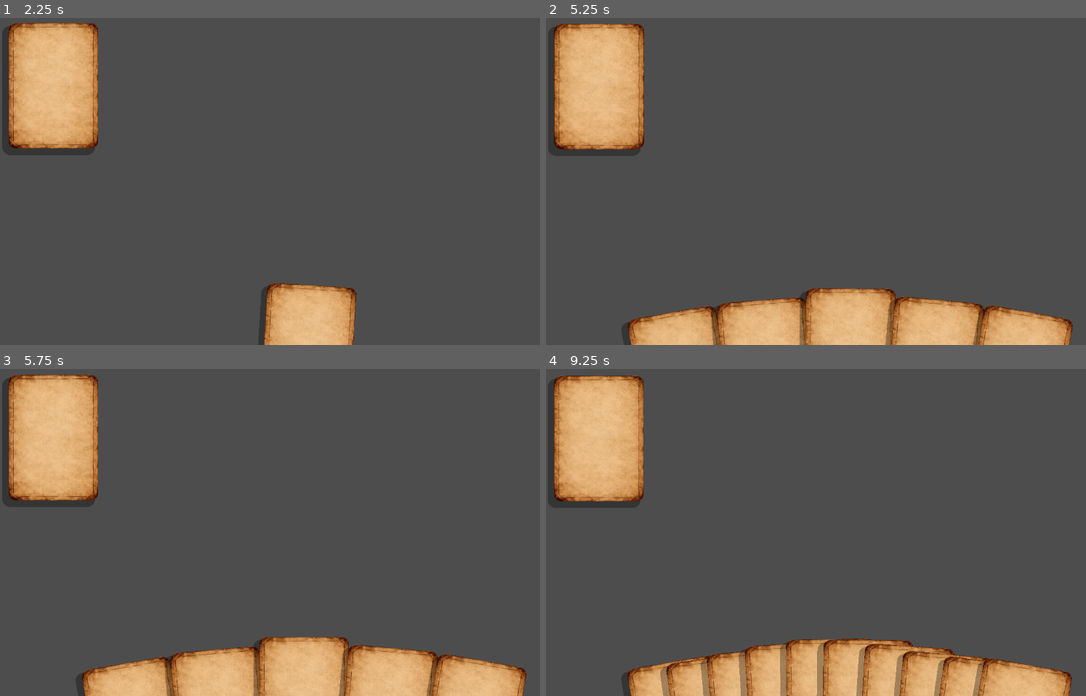
Above: before the commit, frames 1-4 (two rows, left to right).
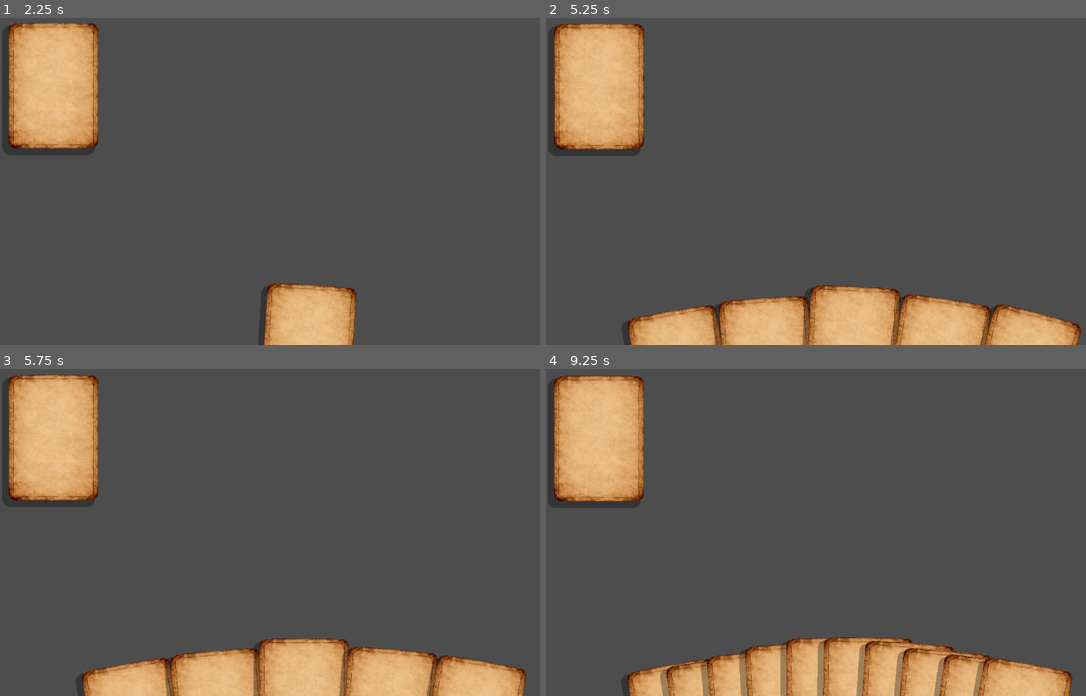
Above: after the commit, the same moments.

Repository: FooFootheGoon/balatro-style-cards
Game: Godot game, scene res://scenes/table.tscn
Same seed, same stepped clock (60 frames per second), same inputs: the game is played once before the commit and once after it. The project has no main scene, so this scene is started directly.
Inputs (mouse positions are in pixels of both pictures, inside the frame that each line leads up to):
- Up to frame 1 (2.25 s): tap Enter at 0.5, 2 s; move the mouse to (421, 165) at 0.52 s; press the mouse at (421, 165) at 0.53 s; tap Space at 1.25 s; move the mouse to (172, 197) at 1.27 s; release the mouse at (172, 197) at 1.28 s; tap ] (Discard) at 1.35 s; click (172, 197) at 1.55 s; move the mouse to (351, 109) at 2.02 s; hold [ (Draw) from 2.03 s (still down)
- Up to frame 2 (5.25 s): click (897, 109) at 2.3 s; tap Space at 2.75 s; move the mouse to (805, 246) at 2.77 s; release [ (Draw) at 2.78 s; tap = (DrawMany) at 2.85 s; click (805, 246) at 3.05 s; move the mouse to (1010, 230) at 3.52 s; press the mouse at (1010, 230) at 3.53 s; move the mouse to (664, 132) at 4.27 s; release the mouse at (664, 132) at 4.28 s; click (664, 132) at 4.35 s; move the mouse to (864, 181) at 5.02 s; hold ] (Discard) from 5.03 s (still down)
- Up to frame 3 (5.75 s): keep holding ] (Discard); click (318, 532) at 5.3 s
- Up to frame 4 (9.25 s): move the mouse to (751, 450) at 5.77 s; release ] (Discard) at 5.78 s; tap [ (Draw) at 5.85 s; click (751, 450) at 6.05 s; move the mouse to (967, 516) at 6.52 s; hold = (DrawMany) 6.53-7.28 s; click (967, 516) at 6.8 s; move the mouse to (718, 548) at 7.27 s; click (718, 548) at 7.35 s; move the mouse to (897, 460) at 8.02 s; press the mouse at (897, 460) at 8.03 s; move the mouse to (805, 597) at 8.77 s; release the mouse at (805, 597) at 8.78 s; tap ] (Discard) at 8.85 s; click (805, 597) at 9.05 s

Frame 1 is identical in both runs. In frame 2, 2.7% of the frame differs, in the area x 15-100%, y 81-100%; in frame 3, 1.1%; in frame 4, 2.0%.

Commit message:
Added hand reordering, tween of card back to hand, and fixing drag-drop angle bug.

Diff:
--- a/scripts/card.gd
+++ b/scripts/card.gd
@@ -165,25 +165,35 @@
 		if not is_dragging:
 			print("[CARD_DRAG] start")
 			drag_grab_offset = global_position - get_global_mouse_position()
+			rotation_degrees = 0.0
+			visual.rotation_degrees = 0.0
 			last_global_pos = global_position
-		is_dragging = true
-		MouseBrain.node_being_dragged = self
-		var p := get_parent()
-		if p != null and p.has_method("update_cards"):
-			p.call_deferred("update_cards")
+			is_dragging = true
+			MouseBrain.node_being_dragged = self
+			var p := get_parent()
+			if p != null and p.has_method("layout_cards_animated"):
+				p.call("layout_cards_animated", 0.12, self)
+		if not is_dragging:
+			return
+		rotation_degrees = 0.0
+		visual.rotation_degrees = 0.0
 		var target: Vector2 = get_global_mouse_position() + drag_grab_offset
 		global_position = global_position.lerp(target, 22.0 * delta)
 		z_index = 100
-		_set_rotation(delta)
 	else:
 		if is_dragging:
 			print("[CARD_DRAG] stop")
+		if not is_dragging:
+			return
 		is_dragging = false
 		if MouseBrain.node_being_dragged == self:
 			MouseBrain.node_being_dragged = null
 		z_index = 0
-		drag_rot_target = 0.0
+		visual.rotation_degrees = 0.0
 		last_global_pos = global_position
+		var p := get_parent()
+		if p != null and p.has_method("layout_cards_animated"):
+			p.call("layout_cards_animated", 0.18, null)
 
 func polish_logic() -> void:
 	if is_dealing:
--- a/scripts/hand.gd
+++ b/scripts/hand.gd
@@ -16,6 +16,8 @@
 
 var _wave_t: float = 0.0
 var _wave_paused_until_ms: int = 0
+var _drag_last_index: int = -1
+var _drag_preview_tw: Tween
 
 func draw_card() -> void:
 	if card_scene == null:
@@ -70,6 +72,8 @@
 	return {"pos": Vector2(x, y), "rot_deg": rot_deg, "sep": final_sep}
 
 func layout_cards_animated(duration: float = 0.22, skip: Control = null) -> Tween:
+	if has_method("pause_wave"):
+		call("pause_wave", duration + 0.06)
 	var cards: Array[Node] = get_children()
 	var count: int = cards.size()
 	if count == 0:
@@ -89,7 +93,6 @@
 	if not has_targets:
 		print("[HAND_FIX] layout_cards_animated: no targets, count=", count)
 		return null
-
 	var tw := create_tween()
 	tw.set_ease(Tween.EASE_OUT)
 	tw.set_trans(Tween.TRANS_QUAD)
@@ -125,7 +128,7 @@
 		var layout := get_layout_for_index(i, count)
 		c.position = layout["pos"]
 		c.rotation_degrees = layout["rot_deg"]
-	print("[HAND] updated count=", count, " sep=", get_layout_for_index(0, count)["sep"])
+		c.set_meta("_wave_off_y", 0.0)
 
 func pause_wave(seconds: float) -> void:
 	var until_ms: int = Time.get_ticks_msec() + int(maxf(0.0, seconds) * 1000.0)
@@ -134,21 +137,54 @@
 func _process(delta: float) -> void:
 	if not wave_enabled:
 		return
-	if Time.get_ticks_msec() < _wave_paused_until_ms:
-		return
 	var cards: Array[Node] = get_children()
 	var count: int = cards.size()
 	if count <= 0:
 		return
-	var dragged := MouseBrain.node_being_dragged
+	var dragged := MouseBrain.node_being_dragged as Control
+	if dragged != null and dragged.get_parent() == self:
+		var x_center: float = dragged.position.x + (dragged.size.x * 0.5)
+		var target_index: int = 0
+		for i in range(count):
+			var layout_i: Dictionary = get_layout_for_index(i, count)
+			var slot_center: float = layout_i["pos"].x + (dragged.size.x * 0.5)
+			if x_center > slot_center:
+				target_index = i + 1
+		target_index = clampi(target_index, 0, count - 1)
+		if target_index != _drag_last_index:
+			_drag_last_index = target_index
+			if dragged.get_index() != target_index:
+				move_child(dragged, target_index)
+			if _drag_preview_tw != null and is_instance_valid(_drag_preview_tw) and _drag_preview_tw.is_running():
+				_drag_preview_tw.kill()
+			pause_wave(0.20)
+			_drag_preview_tw = layout_cards_animated(0.12, dragged)
+		_wave_t += delta
+		for i in range(count):
+			var c := cards[i] as Control
+			if c == null:
+				continue
+			if c == dragged:
+				continue
+			if c.has_method("set_dealing") and bool(c.get("is_dealing")):
+				continue
+			var prev_off: float = 0.0
+			if c.has_meta("_wave_off_y"):
+				prev_off = float(c.get_meta("_wave_off_y"))
+			var base_y: float = c.position.y - prev_off
+			var phase: float = (_wave_t * TAU * wave_freq_hz) + (float(i) * wave_phase_step)
+			var new_off: float = sin(phase) * wave_amp_px
+			c.position = Vector2(c.position.x, base_y + new_off)
+			c.set_meta("_wave_off_y", new_off)
+		return
+	_drag_last_index = -1
+	if Time.get_ticks_msec() < _wave_paused_until_ms:
+		return
 	var pause_now: bool = false
 	for i in range(count):
 		var c := cards[i] as Control
 		if c == null:
 			continue
-		if c == dragged:
-			pause_now = true
-			break
 		if bool(c.get("mouse_in")):
 			pause_now = true
 			break
@@ -160,13 +196,12 @@
 			var c := cards[i] as Control
 			if c == null:
 				continue
-			if c == dragged:
-				continue
 			if c.has_method("set_dealing") and bool(c.get("is_dealing")):
 				continue
 			var layout: Dictionary = get_layout_for_index(i, count)
 			c.position = layout["pos"]
 			c.rotation_degrees = layout["rot_deg"]
+			c.set_meta("_wave_off_y", 0.0)
 		return
 	_wave_t += delta
 	for i in range(count):
@@ -178,3 +213,4 @@
 		var phase: float = (_wave_t * TAU * wave_freq_hz) + (float(i) * wave_phase_step)
 		c.position = Vector2(base.x, base.y + (sin(phase) * wave_amp_px))
 		c.rotation_degrees = layout["rot_deg"]
+		c.set_meta("_wave_off_y", 0.0)
